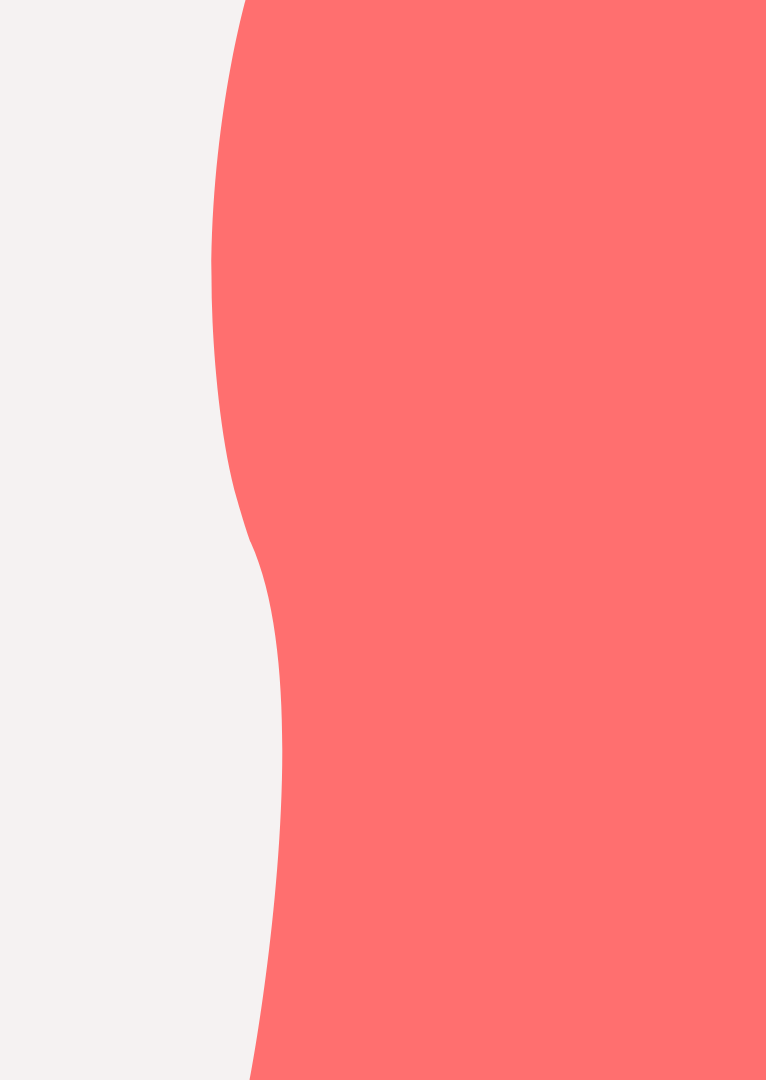
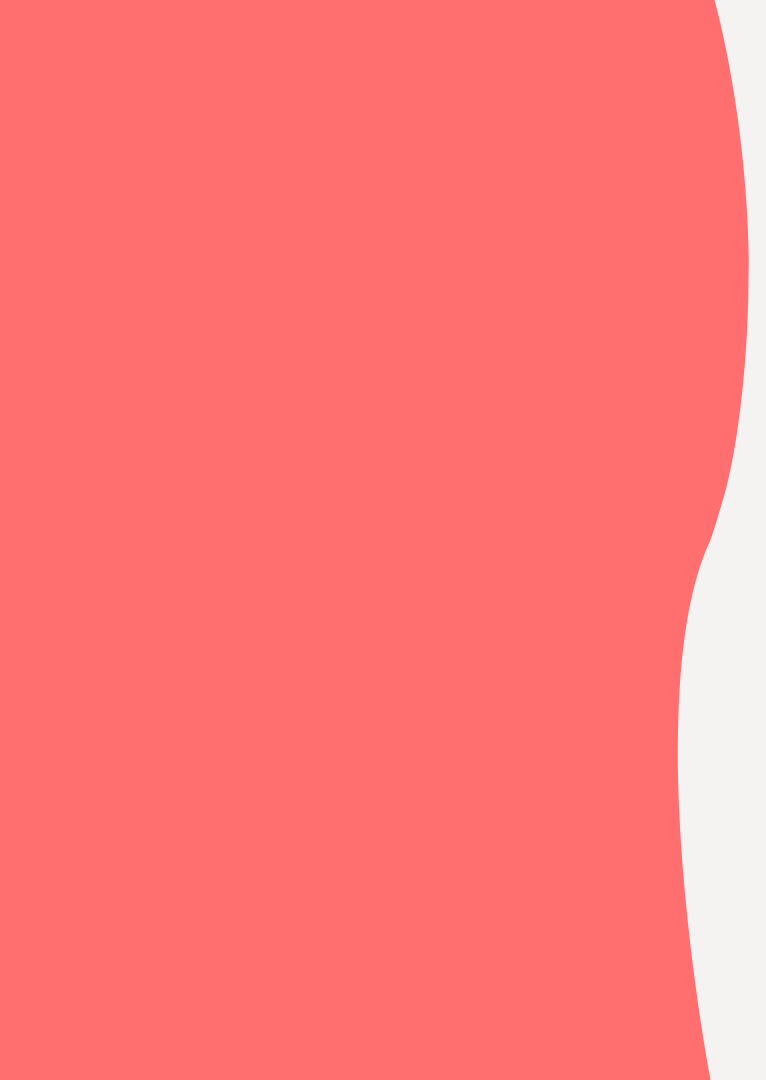
Layers edited between the first and the second 766 × 1080 image:
painted on "Camada 3" over [0, 0, 766, 1080]
painted on "Camada 1" over [765, 0, 766, 1080]
